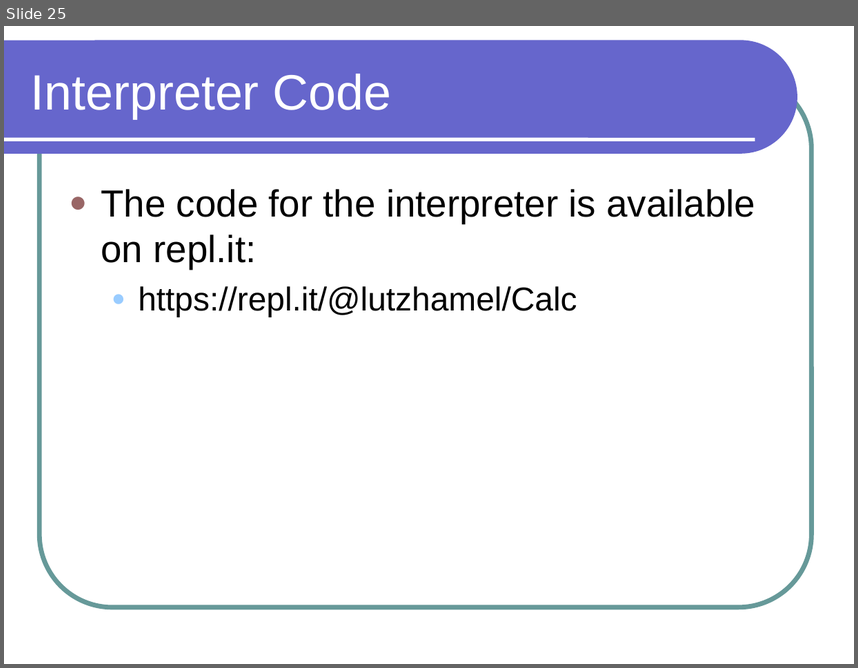
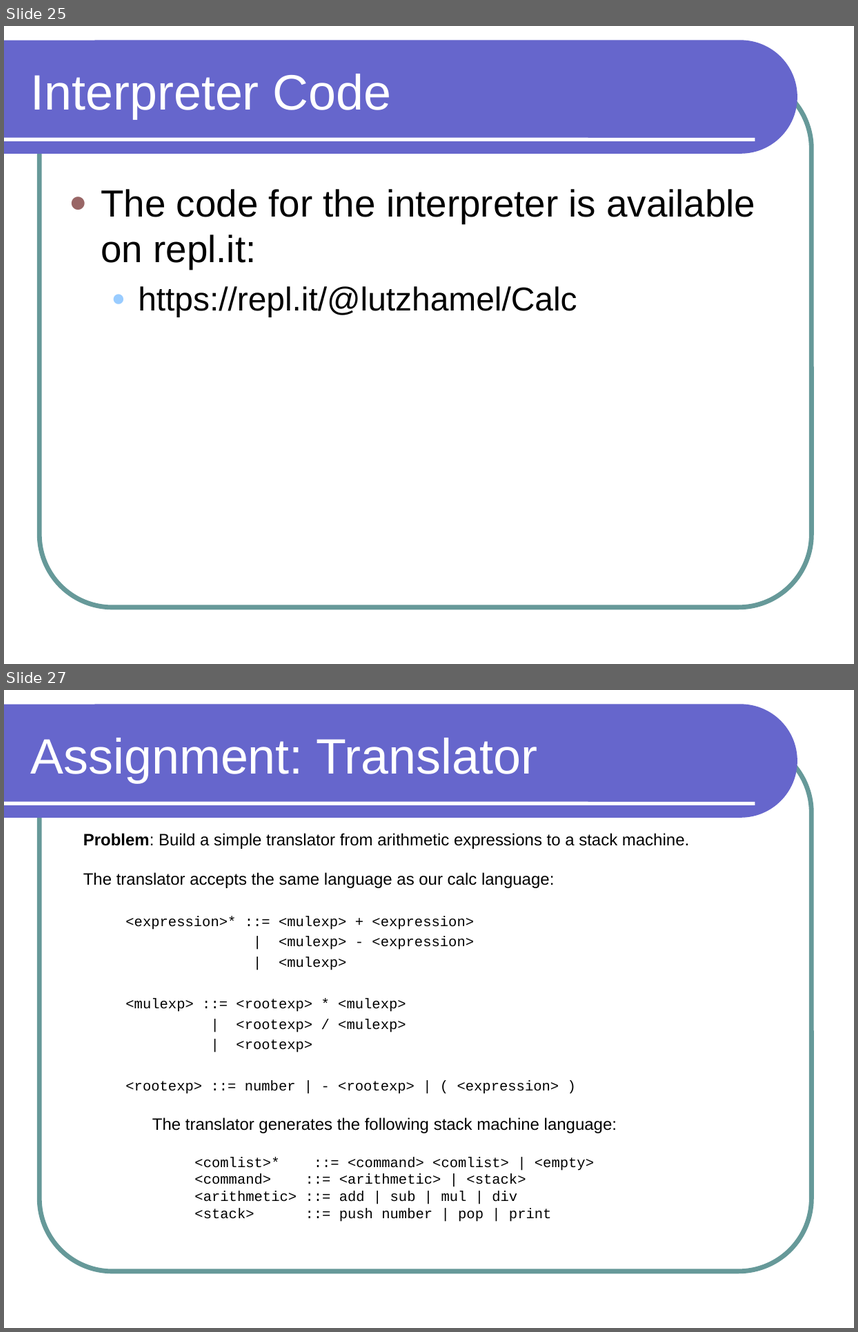
Before and after one commit to lutzhamel/CSC301, a slide deck: notes/csc301-ln012.ppt. Shown one above the other, each under a label of ours: slide 25 before the commit, slides 25 and 27 after it; the slides between them are not shown. The pictures are 858x668 and 858x1332 pixels, drawn with LibreOffice and Linux fonts; fonts in the diff are those of the drawing. Boxes give left, top, right and bottom in pixels: in the first picture for what was removed or moved away, otherwise in the second. Text is boxed around its words. In the diff, an @@ line names an element or a change of style, - is before the commit and + after.

```diff
--- a/notes/csc301-ln012.ppt
+++ b/notes/csc301-ln012.ppt
@@ slide 27 added at [4, 690, 854, 1328], background #FFFFFF; not listed: 3 template elements that a slide beside it also shows @@
@@ title added at [31, 738, 537, 782], 42 pt, text #FFFFFF @@
+Assignment: Translator
@@ text added at [83, 833, 689, 1221], 12 pt, text #000000 @@
+Problem: Build a simple translator from arithmetic expressions to a stack machine.
+The translator accepts the same language as our calc language:
+  <expression>* ::= <mulexp> + <expression>
+  | <mulexp> - <expression>
+  | <mulexp>
+  <mulexp> ::= <rootexp> * <mulexp>
+  | <rootexp> / <mulexp>
+  | <rootexp>
+  <rootexp> ::= number | - <rootexp> | ( <expression> )
+The translator generates the following stack machine language:
+<comlist>* ::= <command> <comlist> | <empty>
+<command> ::= <arithmetic> | <stack>
+<arithmetic> ::= add | sub | mul | div
+<stack> ::= push number | pop | print
```
Also in this commit, not shown: 1 slide changed, 1 other slide added, 5 other files.
